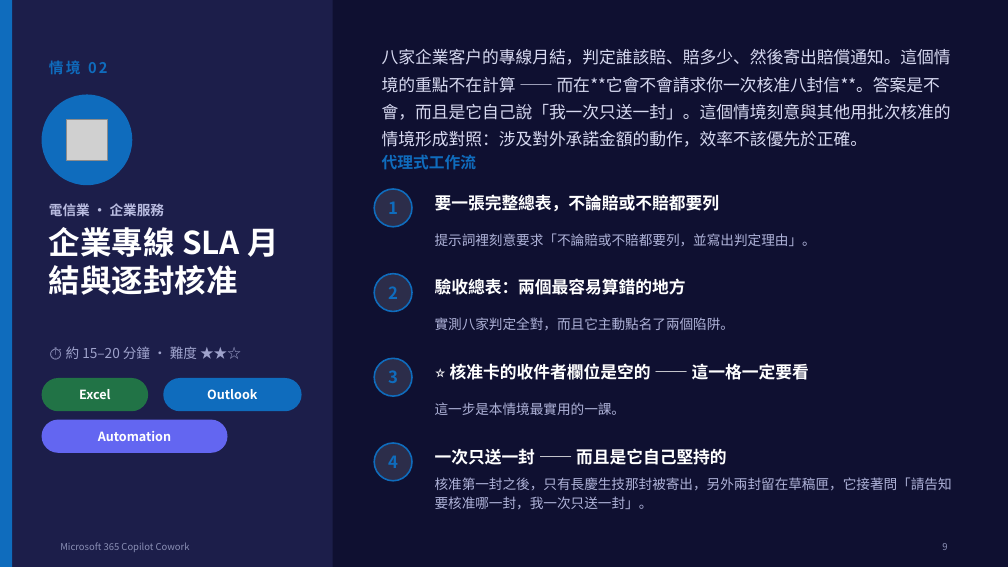
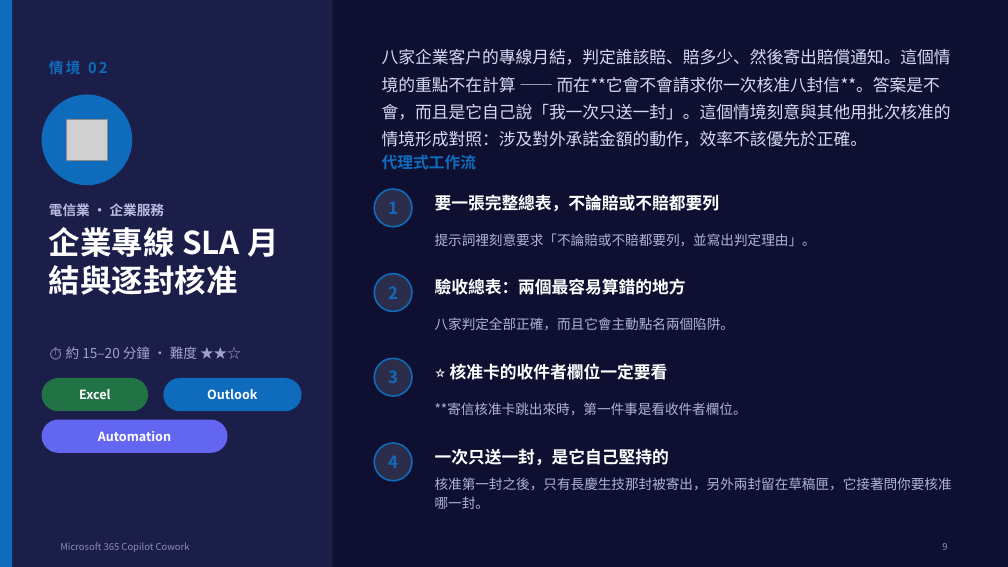
Before and after one commit to AndyHung11/Copilot-in-1mins, a slide deck: slide 10 of CoworkPlaybook/Cowork_教育訓練簡報_電信業版.pptx. Drawn at 1008x567 pixels with LibreOffice and Linux fonts; fonts in the diff are those of the drawing; grey boxes stand for pictures. Boxes give left, top, right and bottom in pixels: in the first picture for what was removed or moved away, otherwise in the second. Text is boxed around its words. In the diff, an @@ line names an element or a change of style, - is before the commit and + after.

```diff
--- a/CoworkPlaybook/Cowork_教育訓練簡報_電信業版.pptx
+++ b/CoworkPlaybook/Cowork_教育訓練簡報_電信業版.pptx
@@ text at <box>435,317,735,330</box>: text changed @@
-實測八家判定全對，而且它主動點名了兩個陷阱。
+八家判定全部正確，而且它會主動點名兩個陷阱。
@@ text at <box>450,363,668,380</box>: text changed @@
-⭐ 核准卡的收件者欄位是空的 —— 這一格一定要看
+⭐ 核准卡的收件者欄位一定要看
@@ text at <box>435,402,747,415</box>: text changed @@
-這一步是本情境最實用的一課。
+**寄信核准卡跳出來時，第一件事是看收件者欄位。
@@ text at <box>435,448,669,465</box>: text changed @@
-一次只送一封 —— 而且是它自己堅持的
+一次只送一封，是它自己堅持的
@@ text at <box>435,477,952,509</box>: text changed @@
-核准第一封之後，只有長慶生技那封被寄出，另外兩封留在草稿匣，它接著問「請告知要核准哪一封，我一次只送一封」。
+核准第一封之後，只有長慶生技那封被寄出，另外兩封留在草稿匣，它接著問你要核准哪一封。
```
Also in this commit, not shown: 4 other slides changed, 6 other files.
